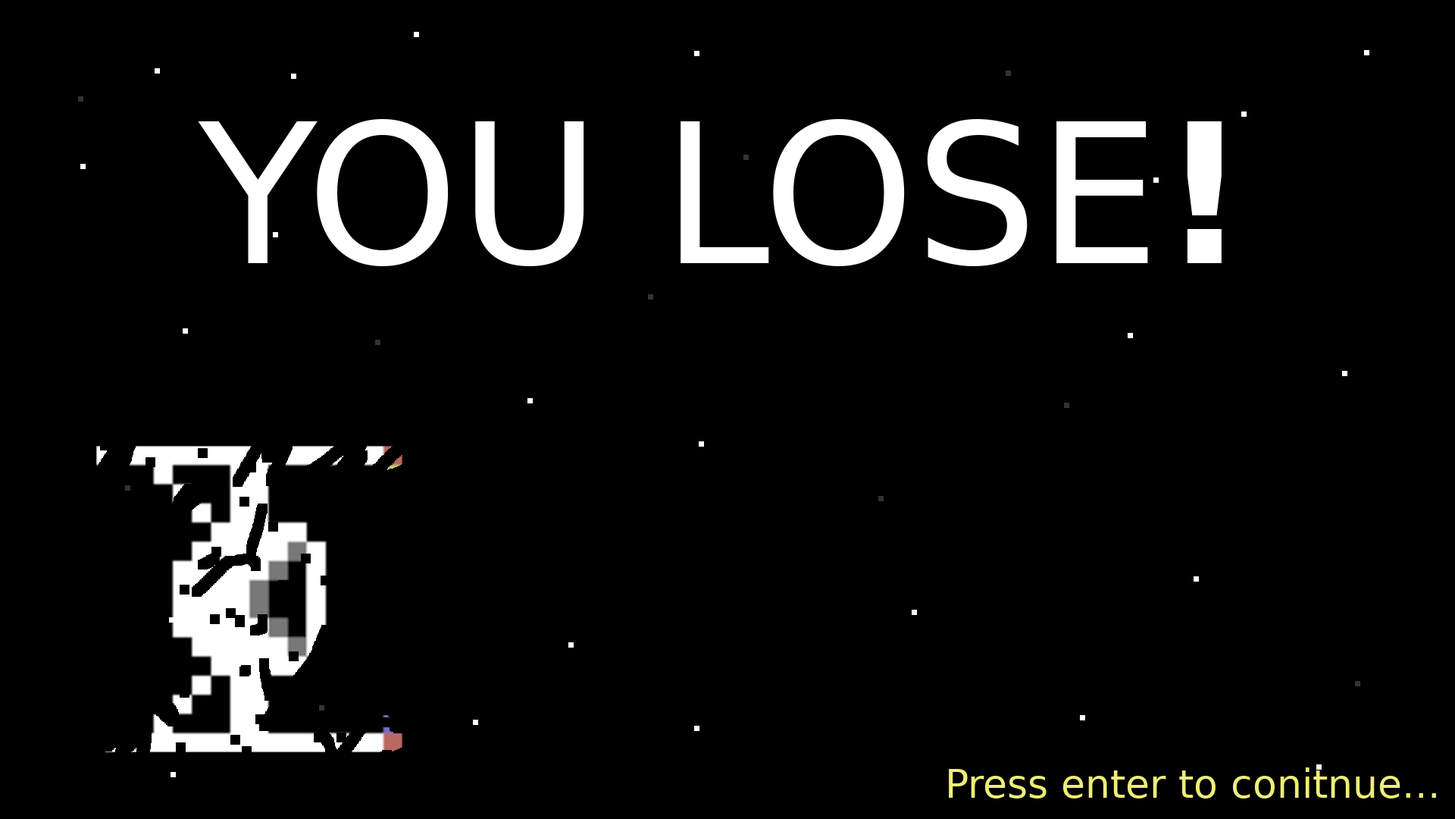
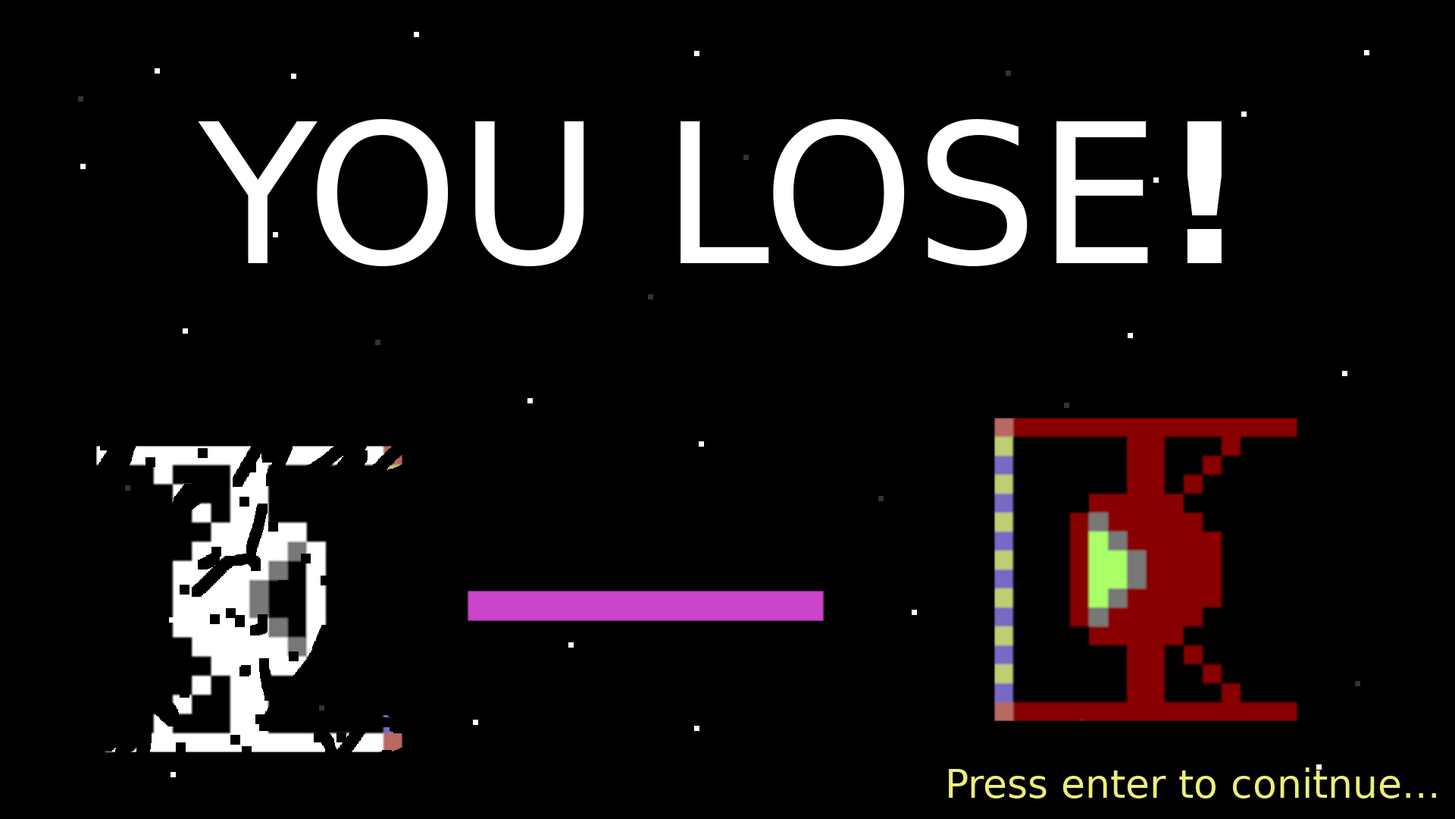
Layer changes from the first w=1455, h=819 image to the second:
added layer "Pasted Layer #3" above "Pasted Layer #2" over left=467, top=590, right=824, bottom=621
added layer "Pasted Layer #2" above "Pasted Layer #1" over left=994, top=417, right=1298, bottom=721
